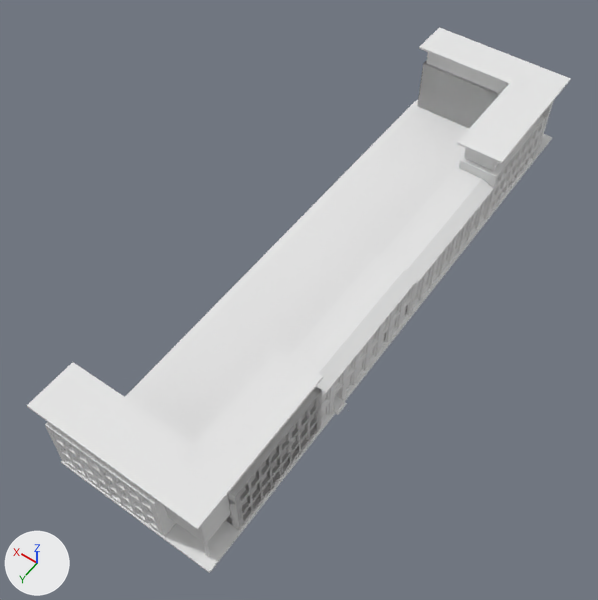
An edit to the Blender file Assets/Models/statens_hus_v1.blend, drawn before and after from the same camera.
Rendered twice from a 50 mm lens placed at (-15.6, 56.0, 47.8), pointed at (5.7, 26.2, 1.0). Every picture has the same lights, and +X, +Y and +Z are marked at lower left.
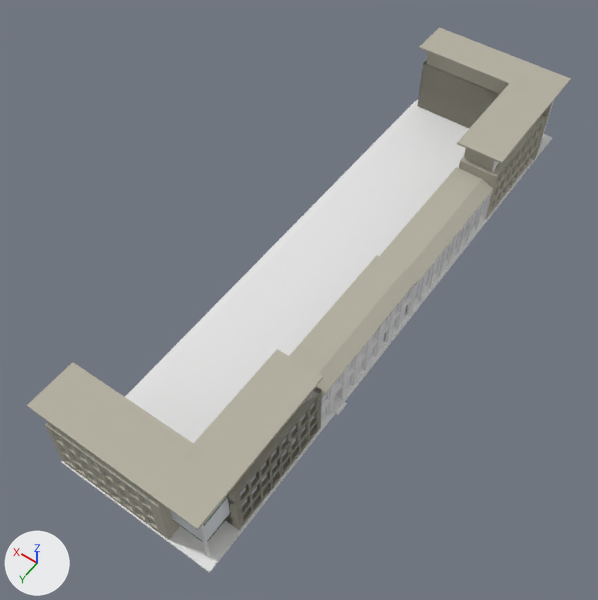
Patch to the scene script:
```diff
--- a/Assets/Models/statens_hus_v1.blend.py
+++ b/Assets/Models/statens_hus_v1.blend.py
@@ me_cube_019 @@
 # used by ob_cube_012; location = (-0.2, 42.66, 1.22); rotation_euler = (0.0, 0.0, -6.283), in degrees (0, 0, -360)
-me_cube_019.from_pydata(...)  # 686 vertices, 466 faces, 3 loose edges; spans x -1.02..2.1, y -9.2..-0.68, z -1.0..3.62
+me_cube_019.from_pydata(...)  # 782 vertices, 562 faces, 3 loose edges; spans x -1.02..2.1, y -9.2..-0.68, z -1.0..3.62
+# me_cube_019 part 1
+# 53 faces are deleted
+# 64 new vertices lie (0.0, 0.0, -0.09) away from vertices in x -1.0..-0.77, y -8.75..-1.11, z 1.89..3.44
+# 32 new vertices lie (0.0, 0.0, -0.08) away from vertices in x -1.0..-0.77, y -8.75..-1.11, z 0.36
+# 125 new faces join them, mat_dark_concrete (grey #b6b2a4)
+# 24 new faces join them, mat_windowframe (grey #869781)
+# me_cube_019 part 2: 418 faces spanning x -1.02..2.1, y -9.2..-0.68, z -1.0..3.62 switch from no material to mat_dark_concrete (grey #b6b2a4)
+# me_cube_019 part 3: 24 faces spanning x -0.77, y -8.75..-1.11, z -0.82..3.44 switch from no material to mat_glass (white #dfe4e9)
+me_cube_019.materials.append(mat_windowframe)  # grey #869781
@@ me_cube_018 @@
 # used by ob_cube_011; location = (11.37, 43.9, 1.25); rotation_euler = (0.0, 0.0, -7.854), in degrees (0, 0, 270)
-me_cube_018.from_pydata(...)  # 686 vertices, 466 faces, 3 loose edges; spans x -1.02..2.1, y -9.2..-0.68, z -1.0..3.62
+me_cube_018.from_pydata(...)  # 782 vertices, 562 faces, 3 loose edges; spans x -1.02..2.1, y -9.52..-0.68, z -1.0..3.62
+# me_cube_018 part 4
+# 53 faces are deleted
+# 14 vertices in x -1.0..2.1, y -9.2, z -1.0..3.61 move by (0.0, -0.32, 0.0)
+# 64 new vertices lie (0.0, 0.0, -0.11) away from vertices in x -1.0..-0.77, y -8.75..-1.11, z 1.89..3.44
+# 32 new vertices lie (0.0, 0.0, -0.1) away from vertices in x -1.0..-0.77, y -8.75..-1.11, z 0.36
+# 125 new faces join them, mat_dark_concrete (grey #b6b2a4)
+# 24 new faces join them, mat_windowframe (grey #869781)
+# me_cube_018 part 5: 418 faces spanning x -1.02..2.1, y -9.52..-0.68, z -1.0..3.62 switch from no material to mat_dark_concrete (grey #b6b2a4)
+# me_cube_018 part 6: 24 faces spanning x -0.77, y -8.75..-1.11, z -0.82..3.44 switch from no material to mat_glass (white #dfe4e9)
+me_cube_018.materials.append(mat_windowframe)  # grey #869781
@@ me_cube_017 @@
 me_cube_017.from_pydata(...)  # 30 vertices, 28 faces; spans x -1.0..7.62, y -1.0..8.52, z -1.0..-0.88
-me_cube_017.materials.append(mat_material)  # white #e7e7e7
+me_cube_017.materials.append(mat_dark_concrete)  # grey #b6b2a4
@@ me_cube_016 @@
 me_cube_016.from_pydata(...)  # 18 vertices, 14 faces; spans x -1.04..2.24, y -1.0..10.5, z -1.0..-0.52
+me_cube_016.materials.append(mat_dark_concrete)  # grey #b6b2a4
@@ me_cube_011 @@
 me_cube_011.from_pydata(...)  # 18 vertices, 14 faces; spans x -1.04..2.23, y -1.0..10.5, z -1.0..-0.52
+me_cube_011.materials.append(mat_dark_concrete)  # grey #b6b2a4
@@ me_plane_003 @@
 me_plane_003.from_pydata(...)  # 10 vertices, 4 faces; spans x -1.0..9.64, y -1.0..0.56, z 0.0..10.89
 # used by ob_plane_003; location = (0.35, 10.21, 5.76); rotation_euler = (1.571, 0.0, 0.0), in degrees (90, 0, 0)
 # verts and faces of me_plane_003; kept vertices keep their numbers, new ones are numbered from 10
+# me_plane_003 part 7
+delete_faces([(0, 2, 3, 1), (1, 3, 5, 4), (4, 5, 7, 6)])
+faces += [(0, 1, 3, 2), (1, 4, 5, 3), (4, 6, 7, 5)]
+me_plane_003.materials.append(mat_dark_concrete)  # grey #b6b2a4
@@ me_cube_007 @@
 me_cube_007.from_pydata(...)  # 30 vertices, 28 faces; spans x -1.0..7.97, y -1.0..7.96, z -1.0..-0.88
-me_cube_007.materials.append(mat_material)  # white #e7e7e7
+me_cube_007.materials.append(mat_dark_concrete)  # grey #b6b2a4
@@ me_cube_006 @@
 # used by ob_cube_005; location = (-0.22, 11.28, 1.17); rotation_euler = (0.0, 0.0, -6.283), in degrees (0, 0, -360)
-me_cube_006.from_pydata(...)  # 686 vertices, 466 faces, 3 loose edges; spans x -1.02..2.1, y -9.2..-0.68, z -1.0..3.62
+me_cube_006.from_pydata(...)  # 782 vertices, 562 faces, 3 loose edges; spans x -1.02..2.1, y -9.2..-0.68, z -1.0..3.62
+# me_cube_006 part 8
+# 74 faces are deleted
+# 64 new vertices lie (0.0, 0.0, -0.09) away from vertices in x -1.0..-0.77, y -8.75..-1.11, z 1.89..3.44
+# 32 new vertices lie (0.0, 0.0, -0.08) away from vertices in x -1.0..-0.77, y -8.75..-1.11, z 0.36
+# 146 new faces join them, mat_dark_concrete (grey #b6b2a4)
+# 24 new faces join them, mat_windowframe (grey #869781)
+# me_cube_006 part 9: 418 faces spanning x -1.02..2.1, y -9.2..-0.68, z -1.0..3.62 switch from no material to mat_dark_concrete (grey #b6b2a4)
+me_cube_006.materials.append(mat_windowframe)  # grey #869781
+me_cube_006.materials.append(mat_glass)  # white #dfe4e9
@@ me_cube_003 @@
 me_cube_003.from_pydata(...)  # 686 vertices, 466 faces, 3 loose edges; spans x -1.02..2.1, y -9.2..-0.68, z -1.0..3.62
 # used by ob_cube_002; location = (1.01, -0.3, 1.14); rotation_euler = (0.0, 0.0, -4.712), in degrees (0, 0, -270)
+# me_cube_003 part 10
+# 32 faces are deleted
+# 32 new faces join them, mat_dark_concrete (grey #b6b2a4)
+me_cube_003.materials.append(mat_dark_concrete)  # grey #b6b2a4
+me_cube_003.materials.append(mat_glass)  # white #dfe4e9
```

Changed parts and their boxes (x1, y1, x2, y2) in the pictures (598 x 600 px; the box of a moved part takes in the faces that stretch with it):
'Cube.010', recoloured (white to grey): (27, 349, 323, 530) in both
'Cube.006', recoloured (white to grey): (419, 27, 571, 164) in both
'Cube.009', recoloured (white to grey): (289, 255, 417, 399) in both
'Cube.007', recoloured (white to grey): (379, 167, 494, 285) in both
'Cube.011', reshaped: before (45, 422, 176, 537); after (45, 422, 180, 540)
part 1 of me_cube_019, built on: before (229, 391, 319, 502); after (229, 393, 319, 514)
part 2 of me_cube_019, recoloured: (225, 387, 322, 530) in both
part 3 of me_cube_019, recoloured: (240, 402, 315, 512) in both
part 4 of me_cube_018, built on: before (50, 431, 176, 537); after (50, 431, 180, 540)
part 5 of me_cube_018, recoloured: (45, 422, 160, 533) in both
part 6 of me_cube_018, recoloured: (58, 436, 151, 513) in both
part 7 of me_plane_003, moved or reshaped: (426, 52, 508, 170) in both
part 8 of me_cube_006, built on: (459, 115, 546, 217) in both
part 9 of me_cube_006, recoloured: (461, 117, 546, 219) in both
part 10 of me_cube_003, moved or reshaped: before (417, 60, 500, 129); after (419, 64, 499, 125)
'Cube.001', unchanged, uncovered by the edit: after (417, 60, 500, 129)
